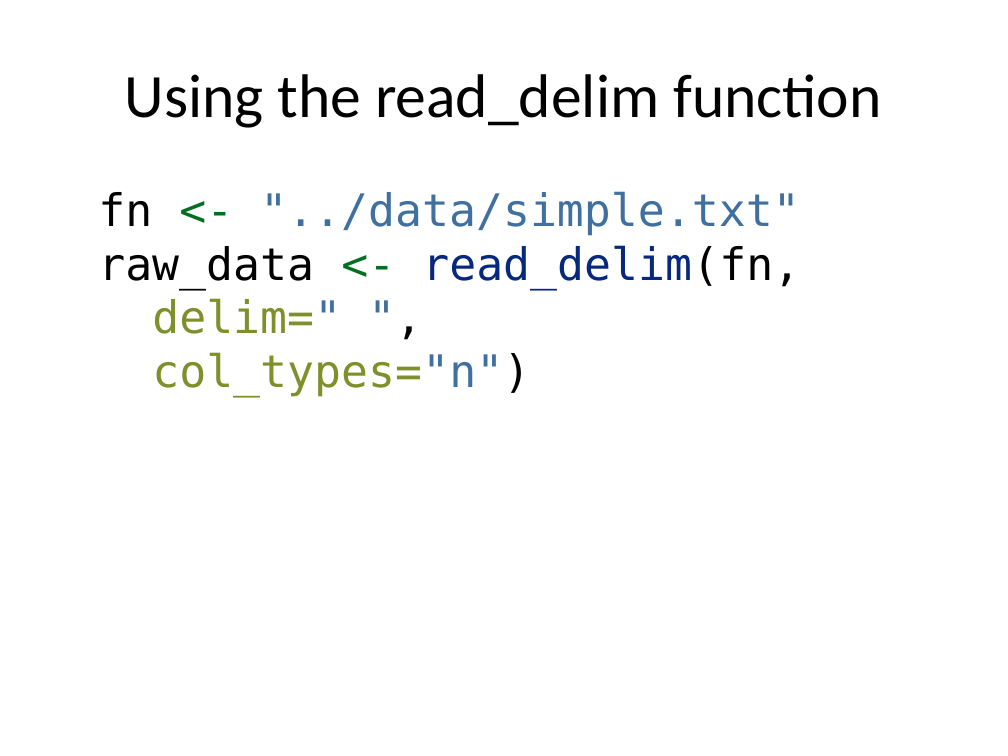
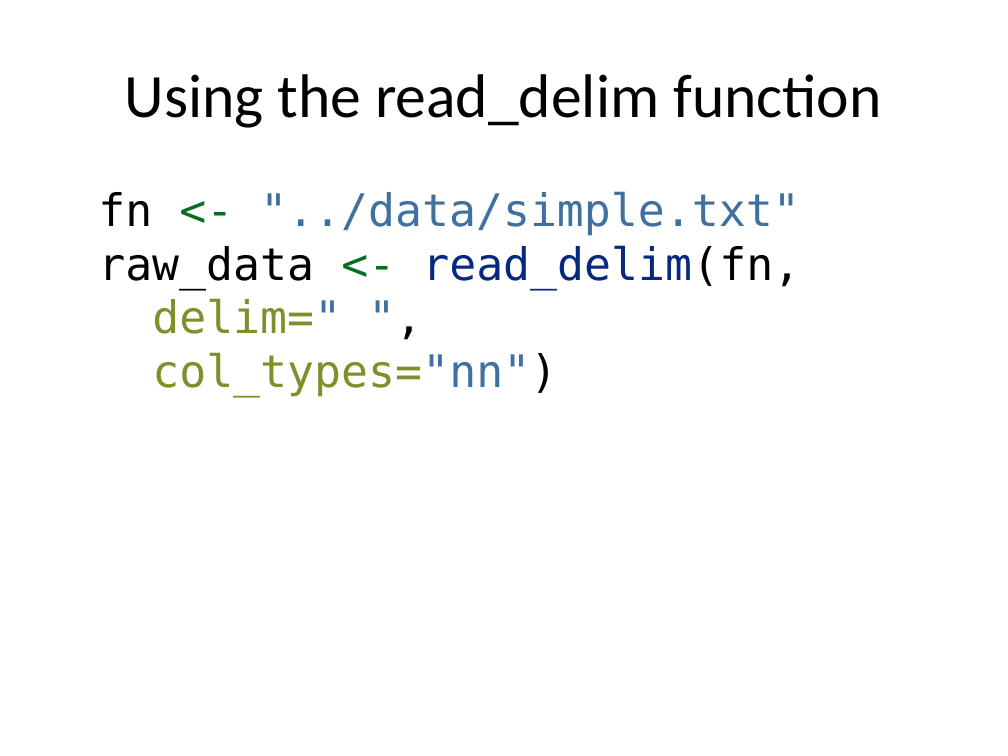
Before and after one commit to pmean/classes, a slide deck: slide 10 of introduction-to-r/src/v03-slides-and-speaker-notes.pptx. Drawn at 1008x756 pixels with LibreOffice and Linux fonts; fonts in the diff are those of the drawing. Boxes give left, top, right and bottom in pixels: in the first picture for what was removed or moved away, otherwise in the second. Text is boxed around its words. In the diff, an @@ line names an element or a change of style, - is before the commit and + after.

```diff
--- a/introduction-to-r/src/v03-slides-and-speaker-notes.pptx
+++ b/introduction-to-r/src/v03-slides-and-speaker-notes.pptx
@@ text at (98,191,800,397): text changed @@
-fn <- "../data/simple.txt"
-raw_data <- read_delim(fn,
-delim=" ",
-col_types="n")
+fn <- "../data/simple.txt"
+raw_data <- read_delim(fn,
+delim=" ",
+col_types="nn")
```
Also in this commit, not shown: 17 other slides changed, 2 slides added, 6 other files.
